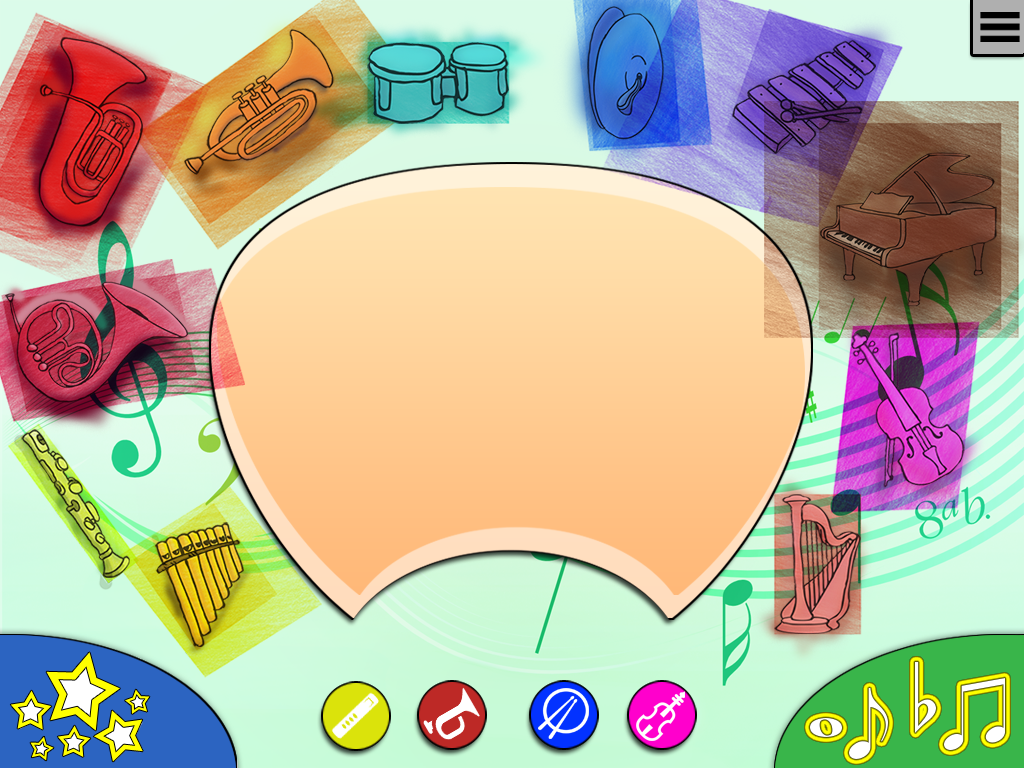
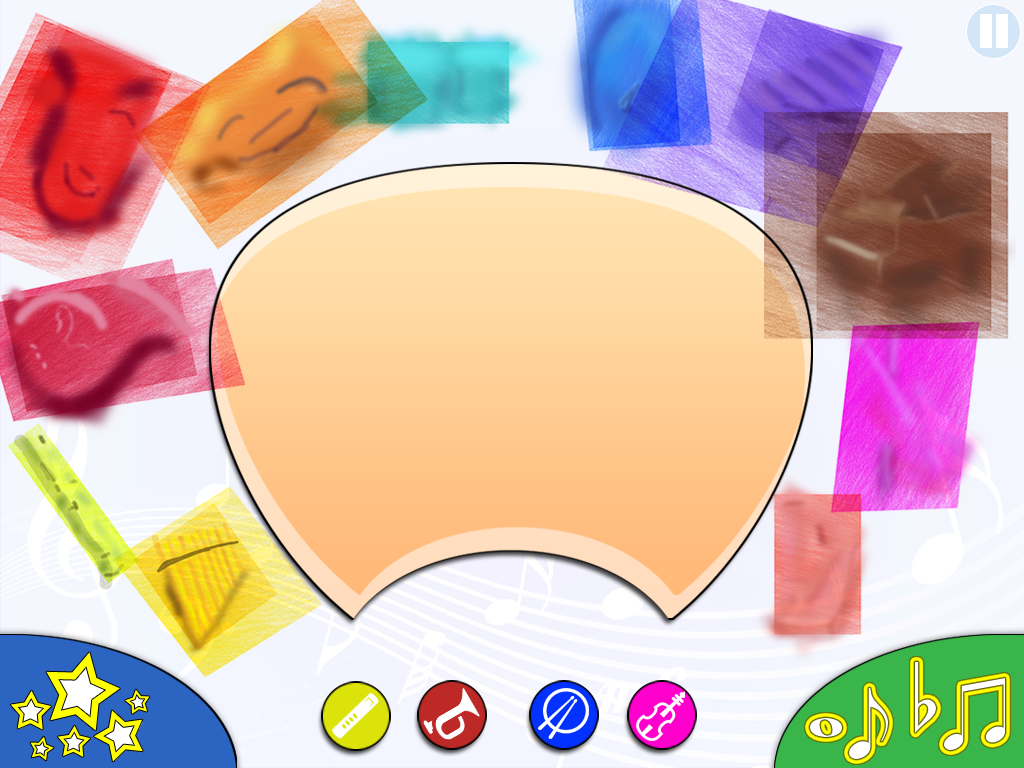
Two versions of the same layered image (w=1024, h=768). Layer-by-layer changes:
hid "Layer 9 copy" over [774, 494, 861, 634]
hid "Layer 19 copy" over [851, 332, 965, 488]
painted on "Layer 6" over [764, 101, 1024, 354]
hid "Layer 5 copy 5", painted on it over [818, 148, 997, 310]
hid "Layer 1 copy" over [732, 40, 876, 154]
hid "Layer 15 copy 2" over [587, 6, 664, 140]
hid "Layer 13 copy" over [367, 42, 509, 124]
hid "Layer 3 copy" over [184, 28, 335, 175]
hid "Layer 21 copy 2" over [37, 37, 148, 227]
hid "Layer 7 copy" over [5, 281, 188, 403]
hid "Layer 999" over [21, 429, 130, 578]
hid "Layer 11" over [155, 522, 244, 647]
renamed "Layer 1027" to "Layer 1028", painted on it over [0, 0, 1024, 768]
